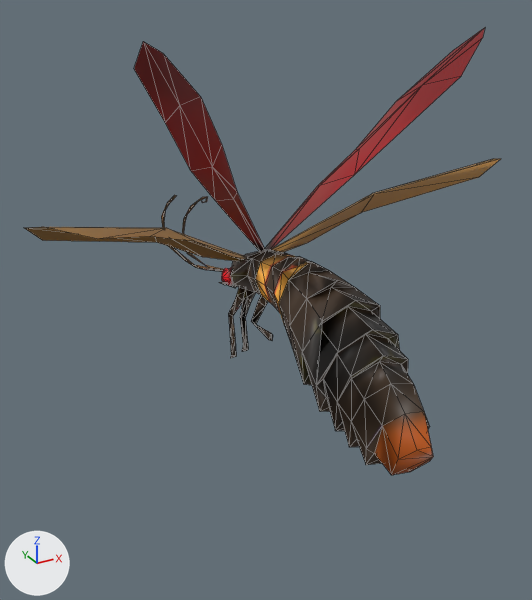
The glTF model models/mons/monoloth.glb: old version first, new version second.
Camera for both pictures: a 50 mm lens placed at (-1.64, -2.92, 2.61), pointed at (-0.1, -0.12, 1.21). The lights are fixed; the arrows at lower left show +X, +Y and +Z. Mesh edges are drawn as thin lines. Where no turn or scale is listed for an object, it has been applied to the vertices. Vertices at the same position are counted once.

The first picture shows 'monolith'.
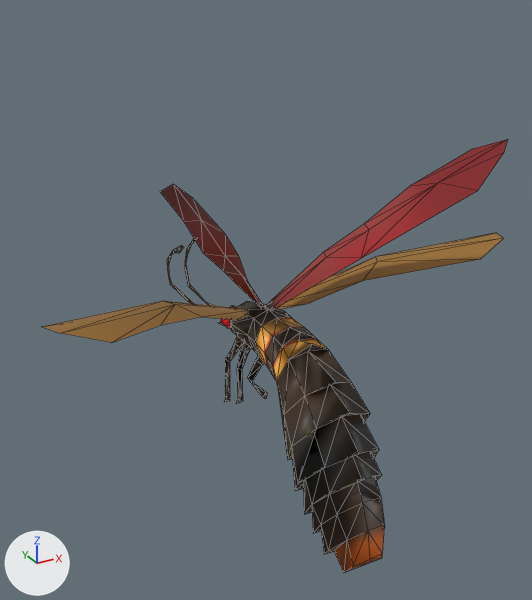
Patch to the scene script:
```diff
--- a/models/mons/monoloth.glb.py
+++ b/models/mons/monoloth.glb.py
@@ me_monolith @@
 # used by ob_monolith; location = (0.0, -0.182, 1.292)
-me_monolith.from_pydata(...)  # 376 vertices, 662 faces; spans x -1.17..1.17, y -0.94..1.01, z -0.49..1.12
+me_monolith.from_pydata(...)  # 376 vertices, 662 faces; spans x -1.17..1.17, y -0.71..0.97, z -1.17..0.68
+# me_monolith part 1: the loose piece of 12 vertices spanning x -0.13..-0.04, y 0.45..0.54, z -0.17..-0.07 is moved by (0.0, 0.02, -0.26)
+# me_monolith part 2: the loose piece of 16 vertices spanning x -0.21..-0.04, y 0.22..0.4, z -0.45..-0.13 is turned 11.1 degrees about the x axis through its middle, then moved by (0.0, 0.06, -0.29)
+# me_monolith part 3: the loose piece of 14 vertices spanning x -0.22..-0.04, y 0.1..0.32, z -0.35..-0.11 is scaled about its middle by (1, 0.775, 1.15), then moved by (0.0, 0.05, -0.31)
+# me_monolith part 4: the loose piece of 16 vertices spanning x -0.17..-0.04, y 0.0..0.16, z -0.28..-0.06 is turned 11.1 degrees about the x axis through its middle, then moved by (0.0, 0.04, -0.34)
+# me_monolith part 5: the loose piece of 25 vertices spanning x -0.76..0.76, y -0.35..0.31, z 0.06..1.12 is turned 11.1 degrees about the x axis through its middle, then moved by (0.0, -0.11, -0.37)
+# me_monolith part 6: the loose piece of 31 vertices spanning x -0.18..0.03, y 0.53..1.01, z -0.12..0.18 is turned 11.1 degrees about the x axis through its middle, then moved by (0.0, -0.01, -0.21)
+# me_monolith part 7: the loose piece of 30 vertices spanning x -0.36..-0.04, y 0.52..0.73, z -0.12..0.32 is turned 11.1 degrees about the x axis through its middle, then moved by (0.0, -0.02, -0.24)
+# me_monolith part 8: the loose piece of 24 vertices spanning x -1.17..1.17, y -0.16..0.41, z -0.03..0.49 is turned 11.1 degrees about the x axis through its middle, then moved by (0.0, -0.04, -0.34)
+# me_monolith part 9: 150 of 376 vertices moved; they spanned x -0.22..0.22, y -0.94..0.59, z -0.49..0.17 and now span x -0.22..0.22, y -0.71..0.62, z -1.17..-0.22; mean shift (0.0, 0.08, -0.46); largest move (0.09, -0.94, -0.41) -> (0.09, -0.68, -1.14)
 me_monolith.materials.append(mat_material_001)
```

Pixel boxes [x1, y1, x2, y2] of what changed, in the pictures (532 x 600 px; the box of a moved part takes in the faces that stretch with it):
'monolith', reshaped
    before: [25, 28, 500, 475]
    after: [43, 139, 508, 572]
part 1 of me_monolith, moved or reshaped
    before: [222, 268, 232, 286]
    after: [221, 319, 231, 329]
part 2 of me_monolith, moved or reshaped
    before: [228, 287, 245, 358]
    after: [224, 336, 244, 402]
part 3 of me_monolith, moved or reshaped
    before: [240, 289, 256, 352]
    after: [236, 342, 251, 404]
part 4 of me_monolith, moved or reshaped
    before: [251, 296, 273, 341]
    after: [248, 355, 267, 399]
part 5 of me_monolith, moved or reshaped
    before: [134, 28, 485, 251]
    after: [160, 139, 508, 311]
part 6 of me_monolith, moved or reshaped
    before: [182, 197, 224, 270]
    after: [185, 239, 215, 306]
part 7 of me_monolith, moved or reshaped
    before: [161, 195, 223, 272]
    after: [167, 245, 194, 304]
part 8 of me_monolith, moved or reshaped
    before: [25, 159, 500, 261]
    after: [43, 233, 504, 343]
part 9 of me_monolith, moved or reshaped
    before: [219, 250, 433, 475]
    after: [219, 301, 385, 572]
